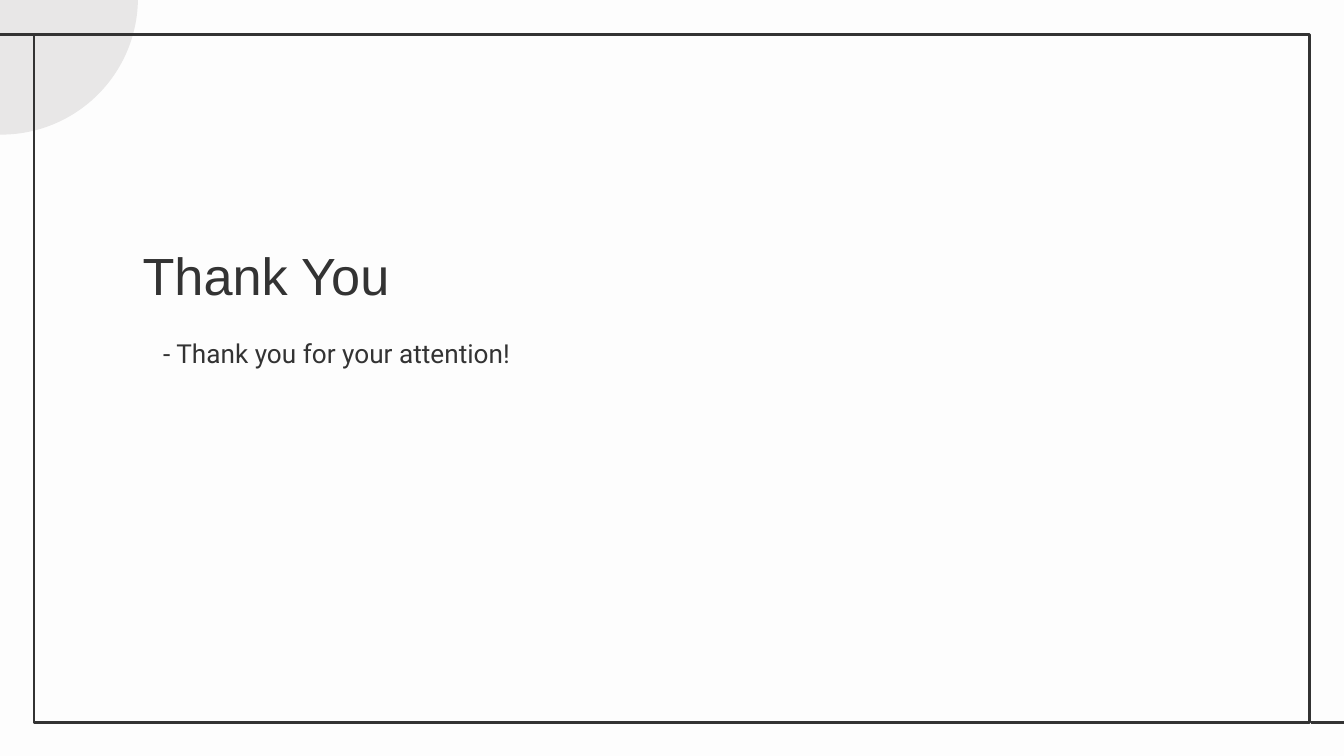
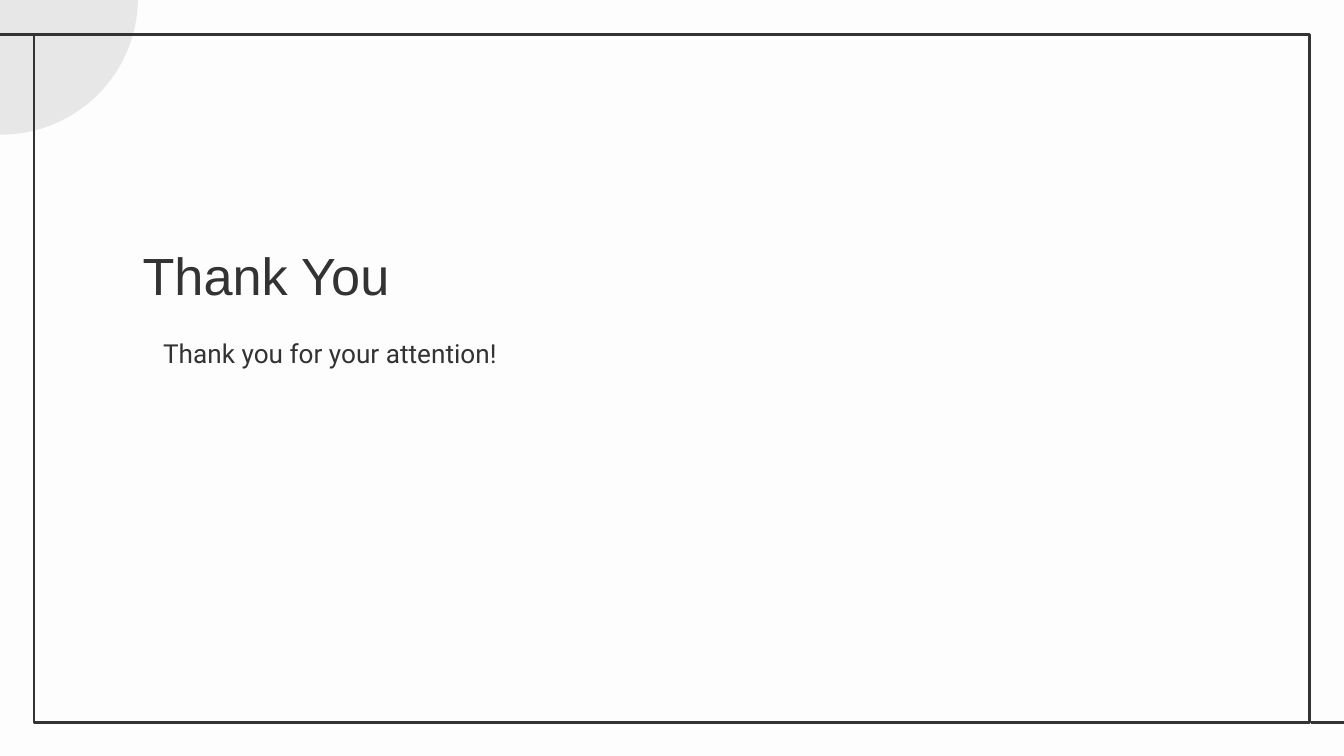
Before and after one commit to knowhrishi/AutoDeckAI-EchoHack, a slide deck: slide 8 of generated_presentation.pptx. Drawn at 1344x756 pixels with LibreOffice and Linux fonts; fonts in the diff are those of the drawing. Boxes give left, top, right and bottom in pixels: in the first picture for what was removed or moved away, otherwise in the second. Text is boxed around its words. In the diff, an @@ line names an element or a change of style, - is before the commit and + after.

```diff
--- a/generated_presentation.pptx
+++ b/generated_presentation.pptx
@@ subtitle at (163,343,497,369): text changed @@
-- Thank you for your attention!
+Thank you for your attention!
```
Also in this commit, not shown: 4 other slides changed, 2 slides added, 2 slides removed, 3 other files.
